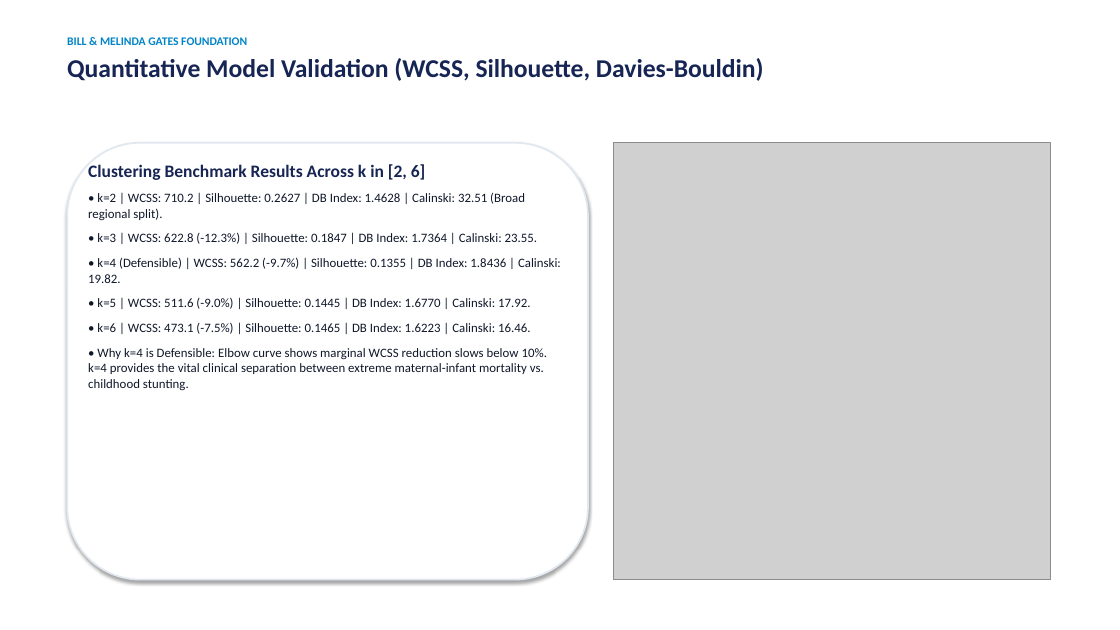
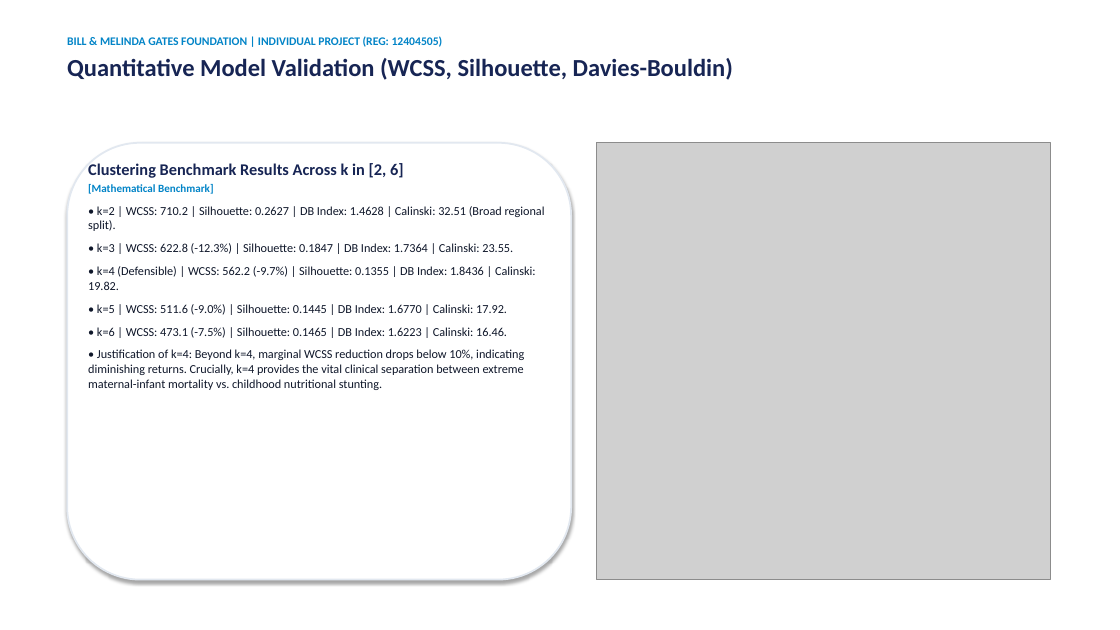
Before and after one commit to Mayank0053/Country-Maternal-Child-Health-Profile-Segmentation-Dashboard--, a slide deck: slide 6 of Country_MCH_Segmentation_Presentation.pptx. Drawn at 1120x630 pixels with LibreOffice and Linux fonts; fonts in the diff are those of the drawing; grey boxes stand for pictures. Boxes give left, top, right and bottom in pixels: in the first picture for what was removed or moved away, otherwise in the second. Text is boxed around its words. In the diff, an @@ line names an element or a change of style, - is before the commit and + after.

Commit message:
feat: upgrade to dynamic non-static FastAPI backend, light-themed dashboard, root preprocessed data files, and explicit individual project PPT/report

```diff
--- a/Country_MCH_Segmentation_Presentation.pptx
+++ b/Country_MCH_Segmentation_Presentation.pptx
@@ text at [67,36,443,47]: text changed @@
-BILL & MELINDA GATES FOUNDATION
+BILL & MELINDA GATES FOUNDATION | INDIVIDUAL PROJECT (REG: 12404505)
@@ text at [67,58,733,80]: size 22 to 21 pt in "Quantitative Model Validation (WCSS, Silhouette, Davies-Boul ..." @@
@@ rounded rectangle: place and size @@
-rounded rectangle at [67,143,588,580]
+rounded rectangle at [67,143,571,580]
@@ picture: place and size @@
-picture at [613,143,1050,580]
+picture at [597,143,1050,580]
@@ text at [88,163,545,338]: size 15 to 14 pt in "Clustering Benchmark Results Across k in [2, ..."; size 11 to 10.5 pt in "• k=2 | WCSS: 710.2 | Silhouette: ...", "• k=3 | WCSS: 622.8 (-12.3%) | ...", "• k=4 (Defensible) | WCSS: 562.2 (-9.7%) ...", "• k=5 | WCSS: 511.6 (-9.0%) | ..." and 1 more places; less space between paragraphs @@
@@ text at [88,184,213,194]: paragraph added @@
+[Mathematical Benchmark]
@@ text at [88,349,524,390]: text changed; size 11 to 10.5 pt @@
-• Why k=4 is Defensible: Elbow curve shows marginal WCSS reduction slows below 10%. k=4 provides the vital clinical separation between extreme maternal-infant mortality vs. childhood stunting.
+• Justification of k=4: Beyond k=4, marginal WCSS reduction drops below 10%, indicating diminishing returns. Crucially, k=4 provides the vital clinical separation between extreme maternal-infant mortality vs. childhood nutritional stunting.
```
Also in this commit, not shown: 12 other slides changed, 1 slide added, 2 slides removed, 20 other files.
